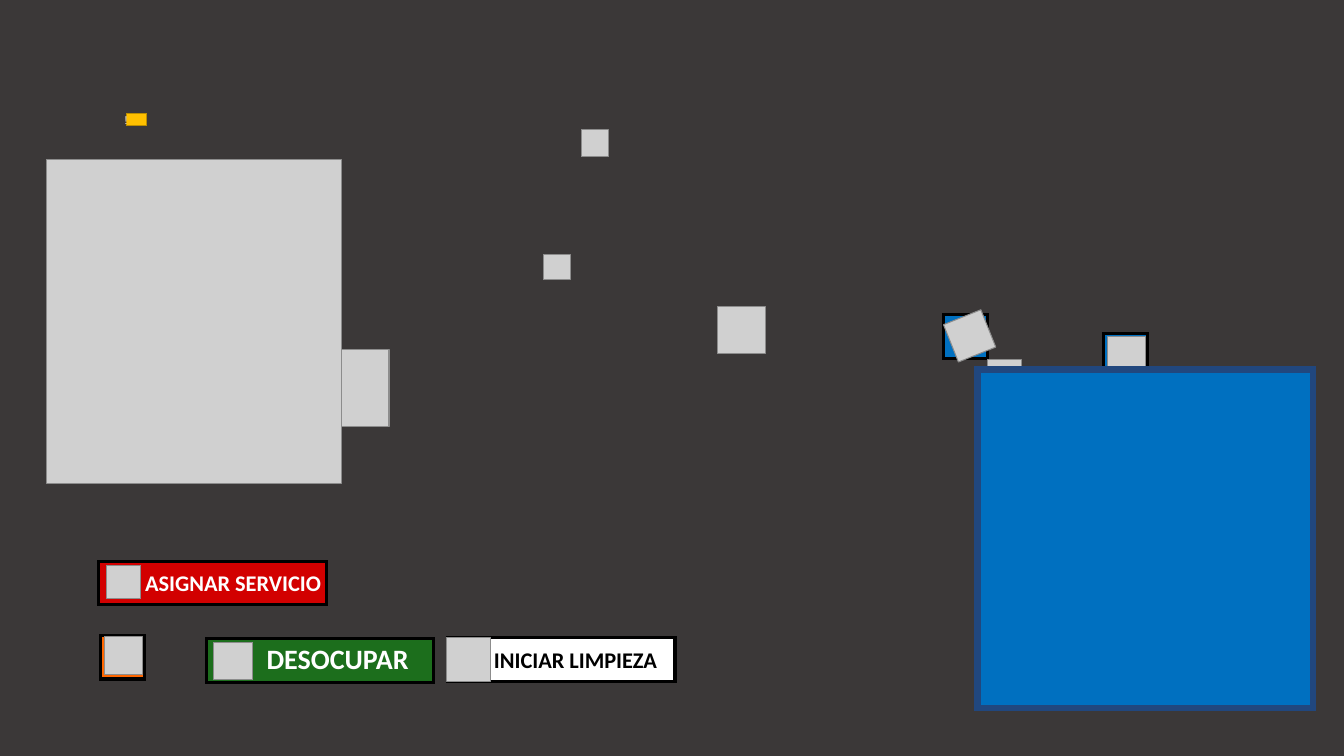
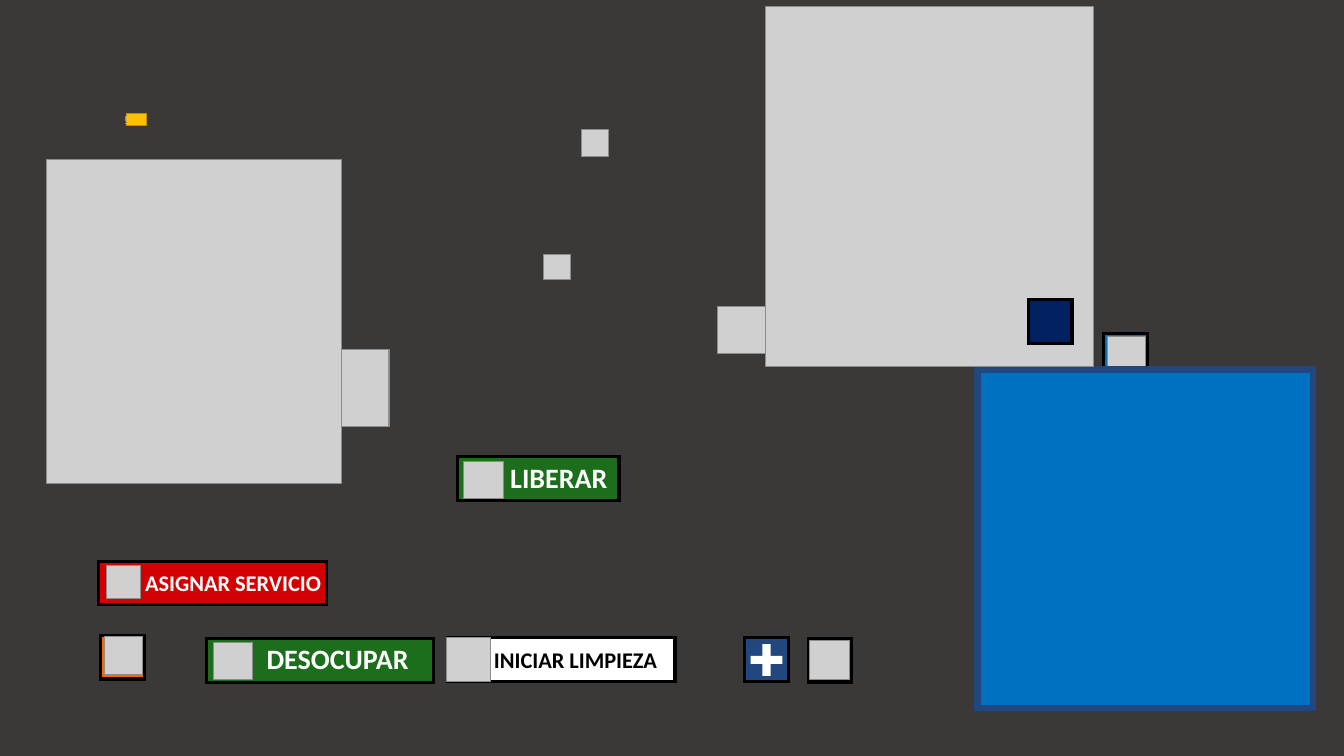
Before and after one commit to edisonude/puertacontrol, a slide deck: slide 4 of doc/designs.pptx. Drawn at 1344x756 pixels with LibreOffice and Linux fonts; fonts in the diff are those of the drawing; grey boxes stand for pictures; background and template pictures are left out. Boxes give left, top, right and bottom in pixels: in the first picture for what was removed or moved away, otherwise in the second. Text is boxed around its words. In the diff, an @@ line names an element or a change of style, - is before the commit and + after.

```diff
--- a/doc/designs.pptx
+++ b/doc/designs.pptx
@@ picture added at (765, 7, 1094, 367) @@
@@ rectangle: place and size @@
-rectangle at (944, 315, 987, 358)
+rectangle at (1028, 299, 1072, 343)
@@ rectangle at (1028, 299, 1072, 343): fill #0070C0 to #002060 @@
@@ picture removed at (944, 310, 996, 362) @@
@@ rectangle added at (458, 457, 619, 500), fill #1C6E1C, outline #000000 2.25 pt @@
@@ picture added at (464, 462, 503, 499) @@
@@ text added at (510, 470, 607, 488), 20 pt, text #FFFFFF, bold @@
+LIBERAR
@@ rectangle added at (745, 638, 788, 682), fill #21477E, outline #000000 2.25 pt @@
@@ plus added at (751, 644, 782, 676), fill #FFFFFF @@
@@ rectangle added at (809, 638, 852, 682), fill #FF6600, outline #000000 2.25 pt @@
@@ picture added at (810, 640, 849, 680) @@
```
Also in this commit, not shown: 1 slide added, 11 other files.
